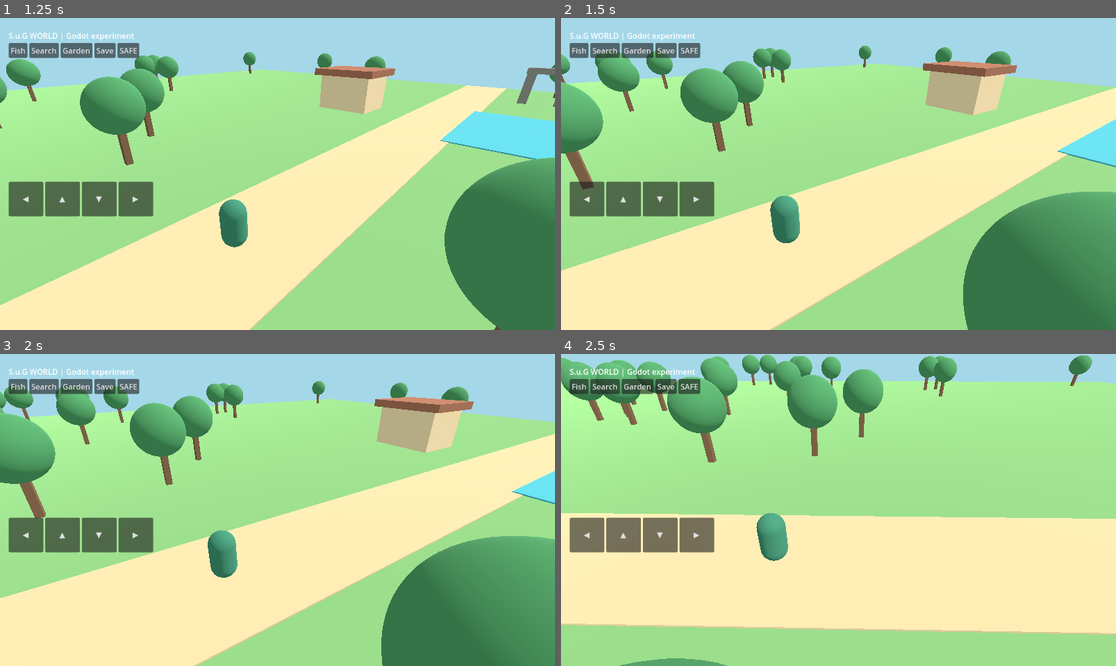
Above: before the commit, frames 1-4 (two rows, left to right).
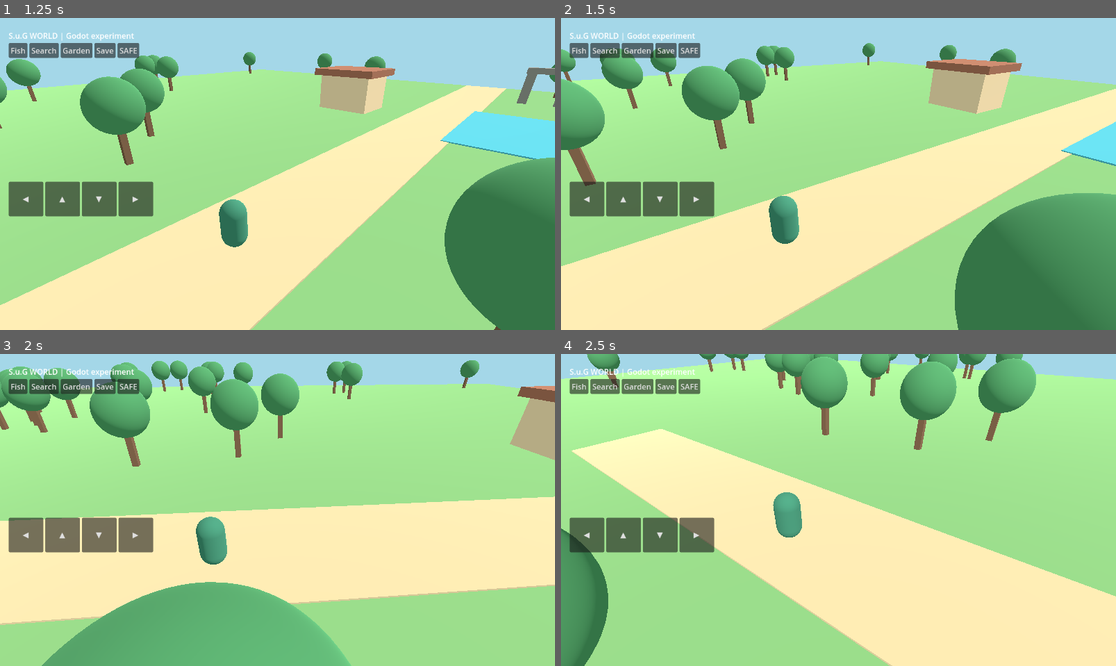
Above: after the commit, the same moments.

Repository: koji06ochi-ship-it/SUG-WORLD-3D
Game: Godot game, scene res://main.tscn
The game is run twice, just before and just after one commit, with the same random seed, the same clock (stepped at 60 frames per second) and the same inputs.
Inputs (mouse positions are in pixels of both pictures, inside the frame that each line leads up to):
- Up to frame 1 (1.25 s): move the mouse to (399, 158) at 0.52 s; hold D from 0.53 s (still down); click (399, 158) at 0.67 s
- Up to frame 2 (1.5 s): release D at 1.25 s; drag from (727, 189) to (810, 236) at 1.27 s
- Up to frame 3 (2 s): no input
- Up to frame 4 (2.5 s): move the mouse to (894, 441) at 2.02 s; hold D from 2.03 s (still down)

Frame 1 is identical in both runs. In frame 2, 5.3% of the frame differs, in the area x 0-100%, y 8-100%; in frame 3, 56%, in the area x 0-100%, y 2-100%; in frame 4, 46%.

Commit message:
Implement mobile touch joystick movement for Godot WORLD

Diff:
--- a/valley.gd
+++ b/valley.gd
@@ -11,6 +11,9 @@
 var overlay_open := false
 var fish_attempts := 0
 var status: Label
+var touch_direction := Vector2.ZERO
+var touch_origin := Vector2.ZERO
+var touch_id := -1
 var touch_forward := 0.0
 var touch_turn := 0.0
 
@@ -18,6 +21,7 @@
     _create_environment()
     _create_player()
     _create_ui()
+    set_process_unhandled_input(true)
     if state.load_save():
         player.position = state.world_position
         fish_attempts = int(state.inventory.get("fish", 0))
@@ -195,11 +199,27 @@
         else:
             status.text = "種を持って家に近づこう"
 
+func _unhandled_input(event: InputEvent) -> void:
+    if event is InputEventScreenTouch:
+        if event.pressed and event.position.x < get_viewport().get_visible_rect().size.x * 0.5 and event.position.y > get_viewport().get_visible_rect().size.y * 0.45 and touch_id == -1:
+            touch_id = event.index
+            touch_origin = event.position
+            touch_direction = Vector2.ZERO
+        elif not event.pressed and event.index == touch_id:
+            touch_id = -1
+            touch_direction = Vector2.ZERO
+    elif event is InputEventScreenDrag and event.index == touch_id:
+        touch_direction = (event.position - touch_origin) / 65.0
+        touch_direction = touch_direction.limit_length(1.0)
+
 func _physics_process(delta: float) -> void:
     var forward := (1.0 if (Input.is_key_pressed(KEY_W) or Input.is_key_pressed(KEY_UP)) else 0.0) - (1.0 if (Input.is_key_pressed(KEY_S) or Input.is_key_pressed(KEY_DOWN)) else 0.0)
     var turn := (1.0 if (Input.is_key_pressed(KEY_D) or Input.is_key_pressed(KEY_RIGHT)) else 0.0) - (1.0 if (Input.is_key_pressed(KEY_A) or Input.is_key_pressed(KEY_LEFT)) else 0.0)
     forward = clampf(forward + touch_forward, -1.0, 1.0)
     turn = clampf(turn + touch_turn, -1.0, 1.0)
+    if touch_id != -1:
+        forward = -touch_direction.y
+        turn = touch_direction.x
     if overlay_open:
         forward = 0.0
         turn = 0.0
